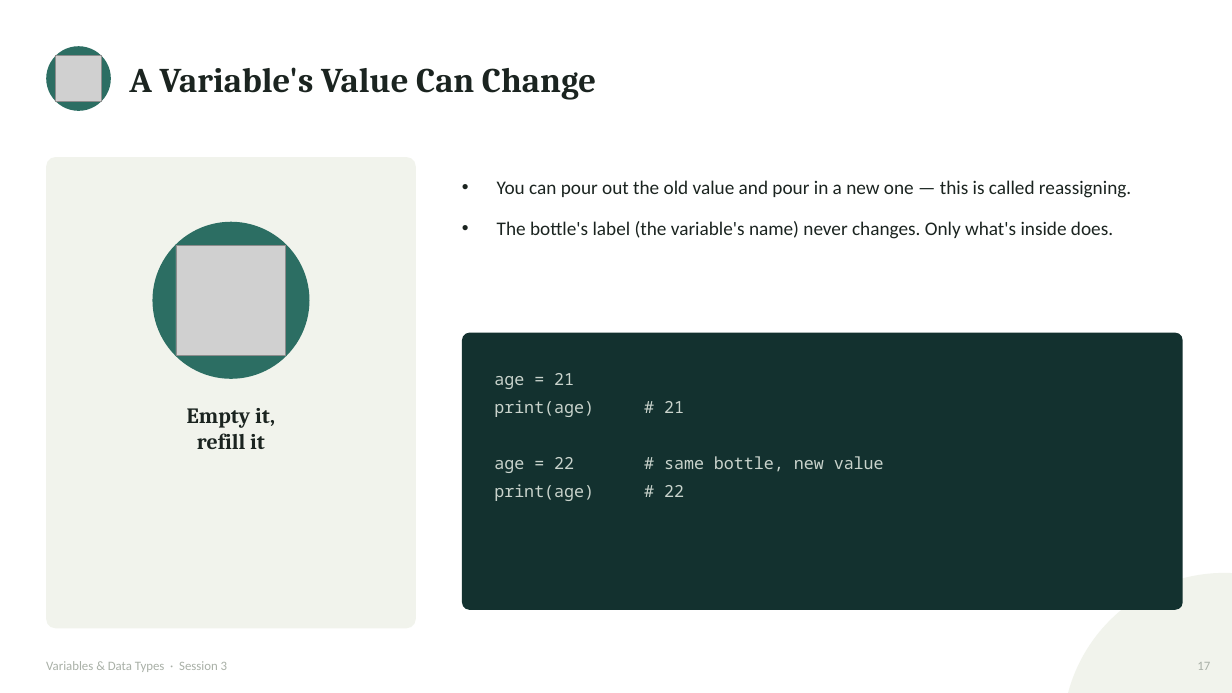
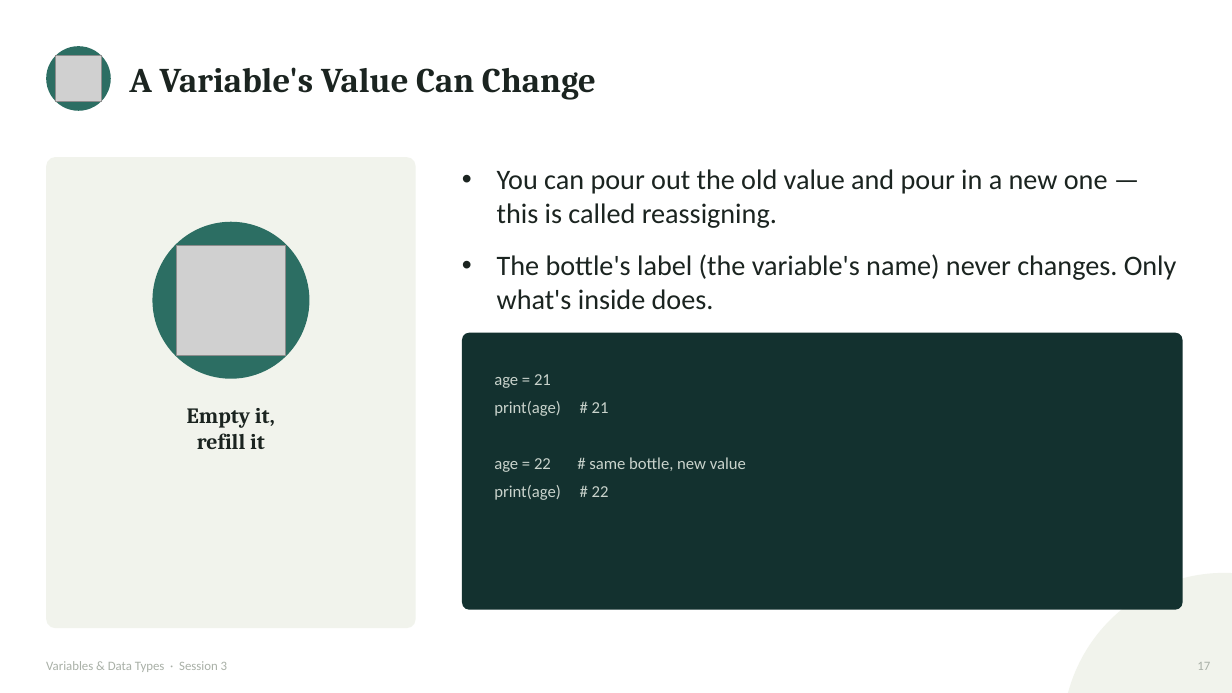
Before and after one commit to waseem-development/ai-ml-course, a slide deck: slide 17 of slides/2_variables_datatypes-3.pptx. Drawn at 1232x693 pixels with LibreOffice and Linux fonts; fonts in the diff are those of the drawing; grey boxes stand for pictures. Boxes give left, top, right and bottom in pixels: in the first picture for what was removed or moved away, otherwise in the second. Text is boxed around its words. In the diff, an @@ line names an element or a change of style, - is before the commit and + after.

Commit message:
lecture 4 completed

```diff
--- a/slides/2_variables_datatypes-3.pptx
+++ b/slides/2_variables_datatypes-3.pptx
@@ text "You can pour out the ...": place and size @@
-text "You can pour out the ..." at (497,180,1131,239)
+text "You can pour out the ..." at (497,169,1177,310)
@@ text "You can pour out the ..." at (497,169,1177,310): size 15 to 22 pt @@
@@ text "age = 21" at (494,374,746,500): font Noto Sans Mono to Calibri @@
```
Also in this commit, not shown: 6 other slides changed, 9 other files.
